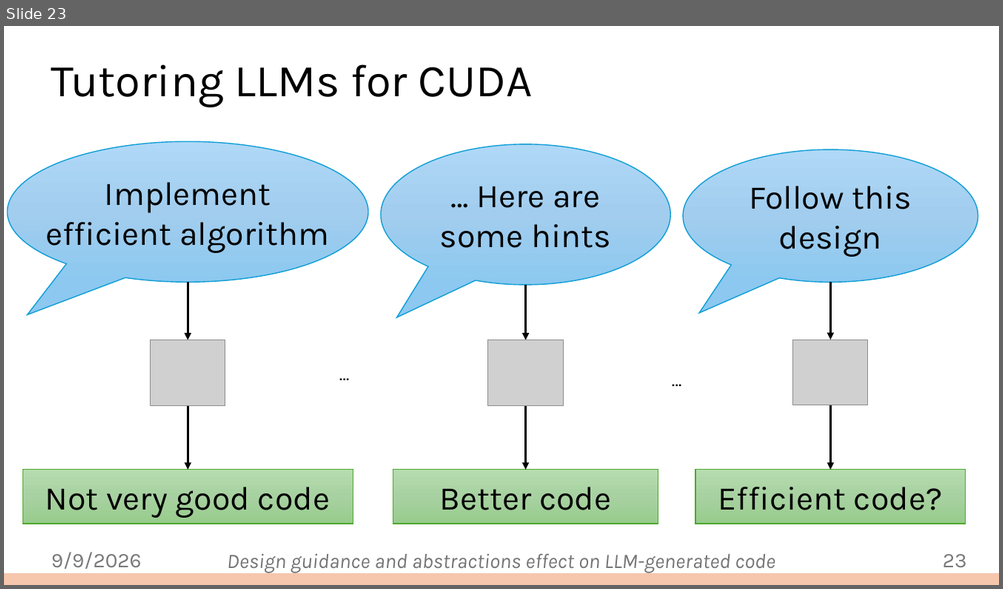
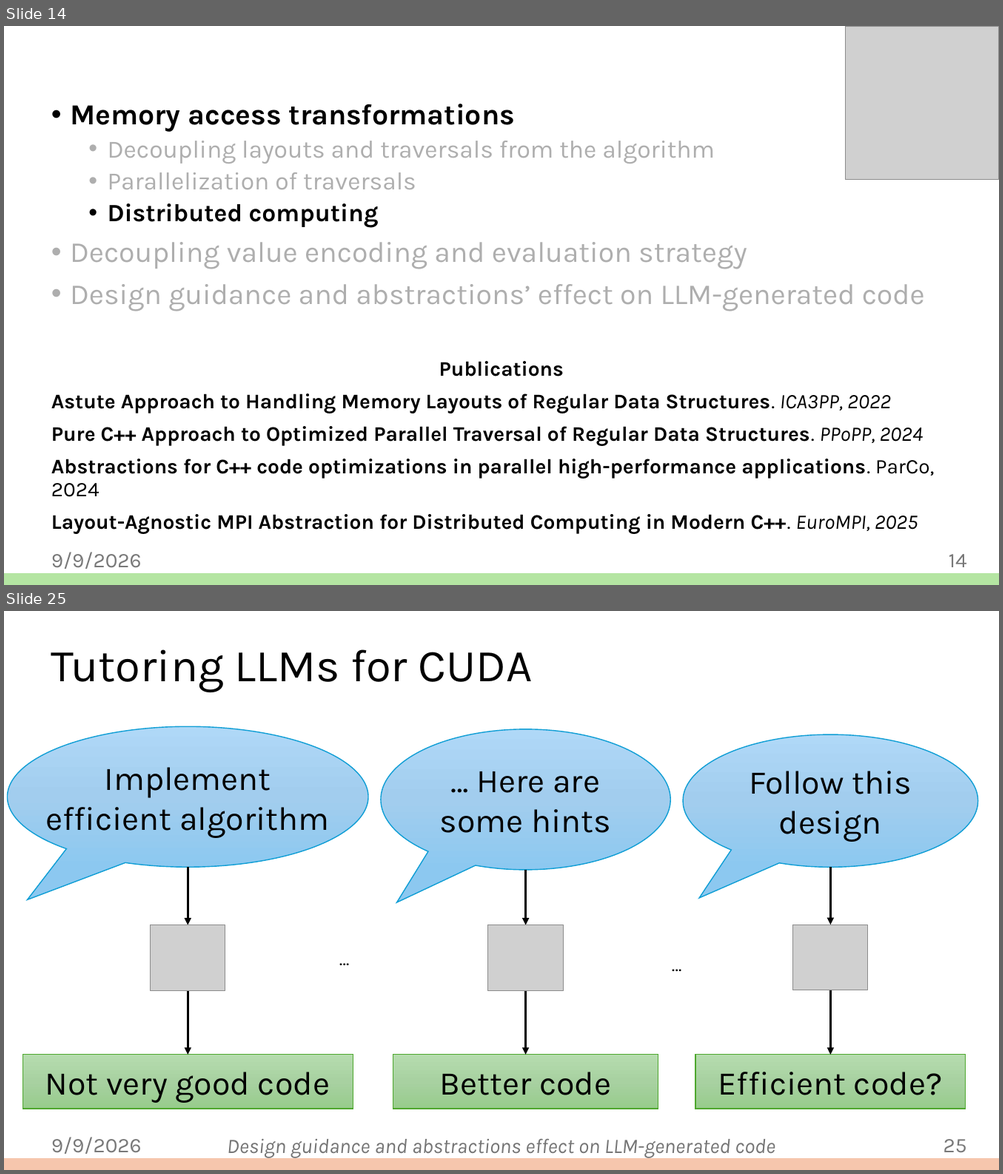
Before and after one commit to jiriklepl/phd-thesis, a slide deck: defense/Optimizing Memory Layouts and Traversal Orders in High-Performance Computing.pptx. Shown one above the other, each under a label of ours: slide 23 before the commit, slides 14 and 25 after it; the slides between them are not shown. The pictures are 1003x589 and 1003x1174 pixels, drawn with LibreOffice and Linux fonts; fonts in the diff are those of the drawing; grey boxes stand for pictures; background and template pictures are left out. Boxes give left, top, right and bottom in pixels: in the first picture for what was removed or moved away, otherwise in the second. Text is boxed around its words. In the diff, an @@ line names an element or a change of style, - is before the commit and + after.

```diff
--- a/defense/Optimizing Memory Layouts and Traversal Orders in High-Performance Computing.pptx
+++ b/defense/Optimizing Memory Layouts and Traversal Orders in High-Performance Computing.pptx
@@ slide 14 added at box(4, 26, 999, 585), background #FFFFFF @@
@@ picture added at box(845, 26, 999, 180) @@
@@ text added at box(51, 104, 933, 534), 20 pt, text #000000, bold @@
+• Memory access transformations
+  • Decoupling layouts and traversals from the algorithm
+  • Parallelization of traversals
+  • Distributed computing
+• Decoupling value encoding and evaluation strategy
+• Design guidance and abstractions’ effect on LLM-generated code
+Publications
+Astute Approach to Handling Memory Layouts of Regular Data Structures. ICA3PP, 2022
+Pure C++ Approach to Optimized Parallel Traversal of Regular Data Structures. PPoPP, 2024
+Abstractions for C++ code optimizations in parallel high-performance applications. ParCo, 2024
+Layout-Agnostic MPI Abstraction for Distributed Computing in Modern C++. EuroMPI, 2025
@@ text added at box(51, 552, 142, 569), 20 pt, text #797979 @@
+9/9/2026
@@ page number added at box(948, 554, 967, 568), 20 pt, text #797979 @@
+14
@@ rectangle added at box(4, 574, 999, 585), fill #B4E5A2, outline #B4E5A2 1.5 pt @@
@@ what was slide 23 is now slide 25 @@
@@ page number at box(943, 1139, 967, 1153): text changed @@
-23
+25
```
Also in this commit, not shown: 22 slides changed, 1 other slide added.
